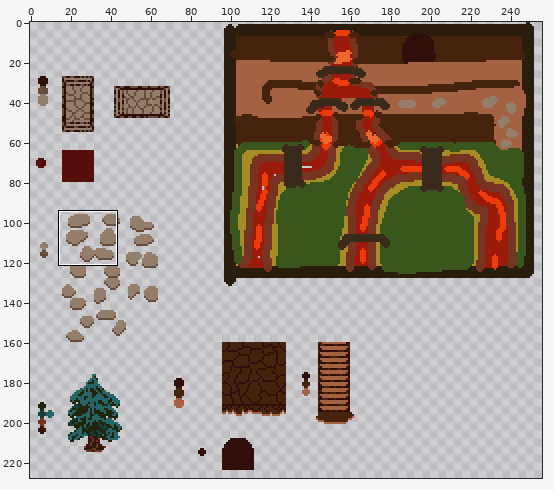
A pixel-art file gets an edit: Project/ToImport/Village1Tileset.aseprite. Above: a wide view before the commit, with the close-up outlined.
Close-up. First the earlier version:
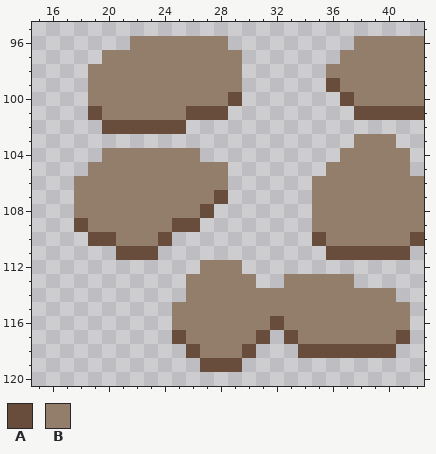
256x256 pixels, 1 frame. Shown: x 15..42, y 95..120. The wide view leaves out empty margins.
Palette (. is transparent): A #684c3c  B #927e6a
Pixels before, first column x 18:
 96 ....BBBBBBB.........BBBBB
 97 ..BBBBBBBBBB.......BBBBBB
 98 .BBBBBBBBBBB......BBBBBBB
 99 .BBBBBBBBBBB......ABBBBBB
100 .BBBBBBBBBBA.......ABBBBB
101 .ABBBBBBAAA.........AAAAA
102 ..AAAAAA.................
103 ....................BBB..
104 ..BBBBBBB..........BBBBB.
105 .BBBBBBBBBB.......BBBBBB.
106 BBBBBBBBBBB......BBBBBBBB
107 BBBBBBBBBBA......BBBBBBBB
108 BBBBBBBBBA.......BBBBBBBB
109 ABBBBBBAA........BBBBBBBB
110 .AABBBA..........ABBBBBBA
111 ...AAA............AAAAAA.
112 .........BBB.............
113 ........BBBBB..BBBBB.....
114 ........BBBBBBBBBBBBBBB..
115 .......BBBBBBBBBBBBBBBBB.
116 .......BBBBBBBABBBBBBBBB.
117 .......ABBBBBA.ABBBBBBBA.
118 ........ABBBA...AAAAAAA..
119 .........AAA.............
Once edited:
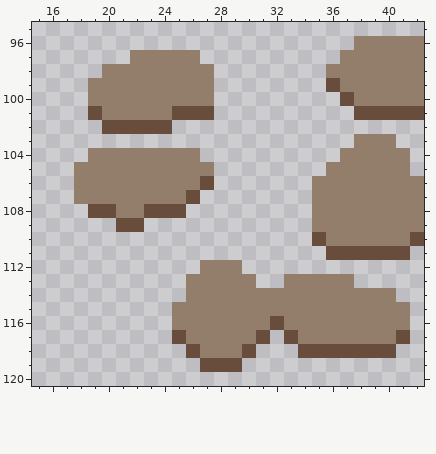
Edits made:
The author changed colour B to colour A in row 101 at x 25; in row 106 at x 27; in row 107 at x 26; in row 108 at x 19 to 20 and 23 to 25; in row 109 at x 21 to 22.
Colour B now appears in row 104 at x 19; in row 105 at x 18.
The author cleared colour A in row 100 at x 29; in row 101 at x 28; in row 102 at x 25; in row 107 at x 28; in row 108 at x 27; in row 109 at x 18 and 25 to 26.
The author cleared colour A in row 110 at x 19 to 20 and 24; in row 111 at x 21 to 23.
The author cleared colour B in row 96 at x 22 to 28; in row 97 at x 20 to 21 and 27 to 29; in row 98 at x 19 and 28 to 29; in row 99 at x 28 to 29; in row 100 at x 28; in rows 105 to 106 at x 28.
The author cleared colour B in row 107 at x 27; in row 108 at x 18 and 26; in row 109 at x 19 to 20 and 23 to 24; in row 110 at x 21 to 23.
